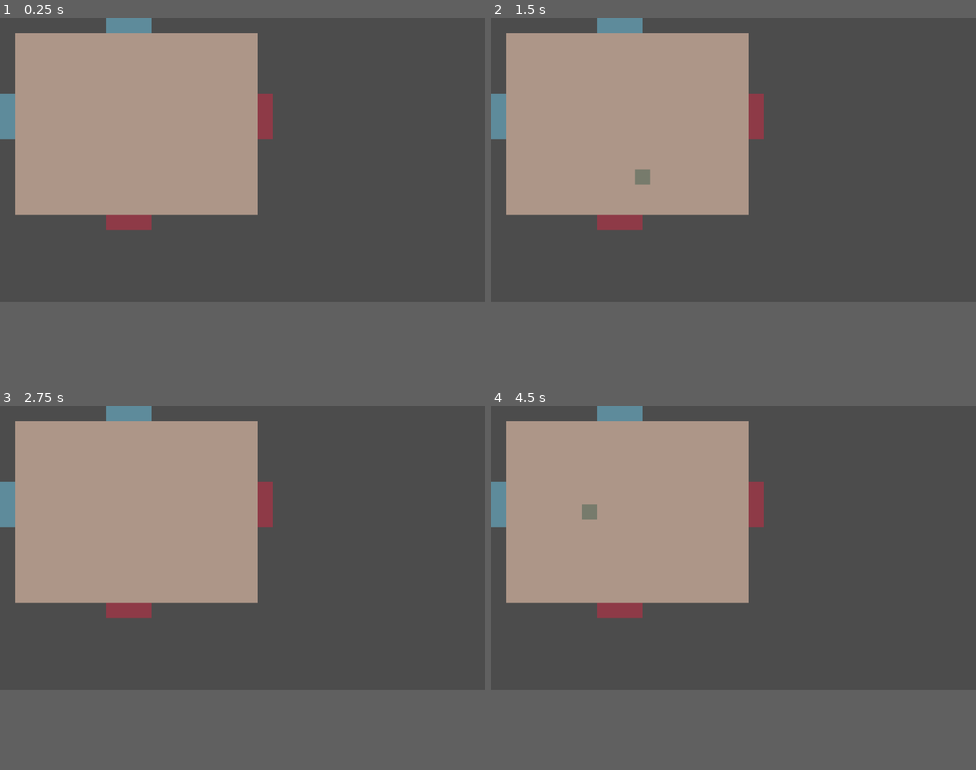
Above: before the commit, frames 1-4 (two rows, left to right).
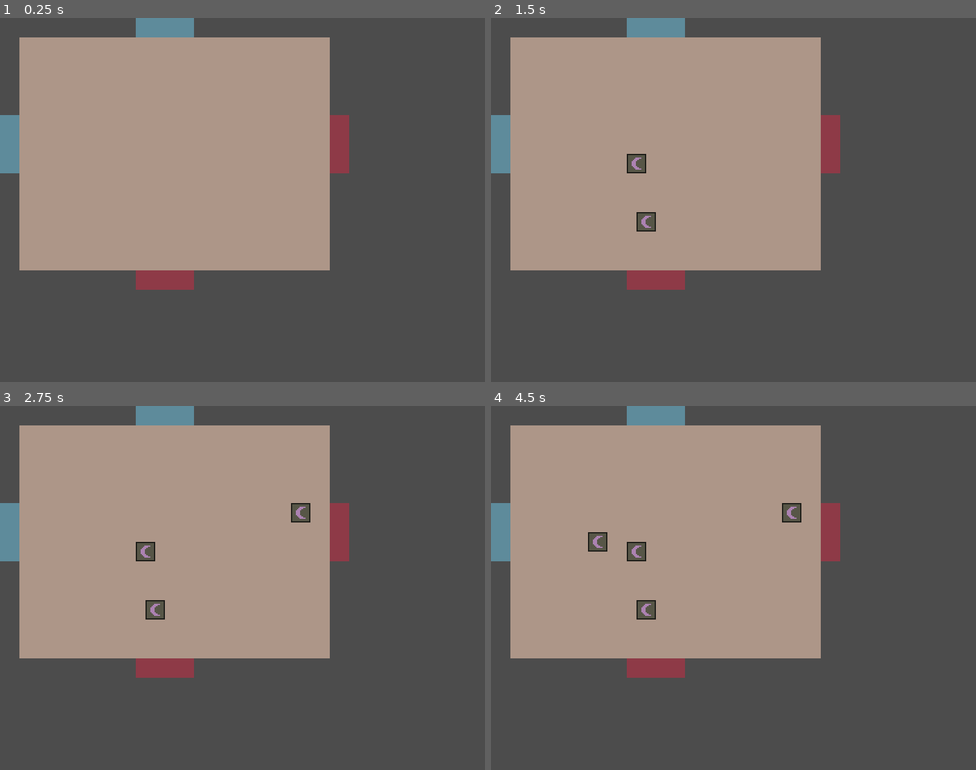
Above: after the commit, the same moments.

Repository: nolenroyalty/ReShape-TD
Game: Godot game, scene res://battlefield/Battlefield.tscn
The game is run twice, just before and just after one commit, with the same random seed, the same clock (stepped at 60 frames per second) and the same inputs. The project has no main scene, so this scene is started directly.
Inputs (mouse positions are in pixels of both pictures, inside the frame that each line leads up to):
- Up to frame 1 (0.25 s): no input
- Up to frame 2 (1.5 s): tap Enter at 0.5 s; move the mouse to (626, 123) at 0.52 s; click (626, 123) at 0.67 s; tap Space at 1.25 s; move the mouse to (636, 174) at 1.27 s; click (636, 174) at 1.42 s
- Up to frame 3 (2.75 s): tap Enter at 2 s; move the mouse to (291, 486) at 2.02 s; click (291, 486) at 2.17 s
- Up to frame 4 (4.5 s): tap Space at 2.75, 4.25 s; move the mouse to (709, 606) at 2.77 s; click (709, 606) at 2.92 s; tap Enter at 3.5 s; move the mouse to (879, 591) at 3.52 s; click (879, 591) at 3.67 s; move the mouse to (588, 504) at 4.27 s; click (588, 504) at 4.42 s
In our replay, the window is 800x468 before the commit and 800x600 after it. These sizes can differ from the game's own. Grey fills any space a smaller window leaves; there, only what the larger window draws over its background counts as a difference.

The runs differ from the first frame. In frame 1, 20% of the frame differs, in the area x 0-72%, y 0-75%; in frame 2, 21%; in frame 3, 20%; in frame 4, 21%.

Commit message:
basic shooting, pathing, etc

Diff:
--- a/battlefield/Battlefield.gd
+++ b/battlefield/Battlefield.gd
@@ -5,17 +5,11 @@
 onready var grid = $PathingGrid
 
 var Creep = preload("res://creeps/CreepGeneric.tscn")
+var Tower = preload("res://towers/Tower.tscn")
 
 var current_build_location = null
 var rng : RandomNumberGenerator = RandomNumberGenerator.new()
-
-# func can_currently_build(pos):
-# 	var relevant_positions = []
-# 	for dx in [0, C.CELL_SIZE]:
-# 		for dy in [0, C.CELL_SIZE]:
-# 			relevant_positions.append(pos + U.v(dx, dy))
-
-# 	return true
+var selected_shape = C.SHAPE.CRESCENT
 
 func move_building_indicator(pos):
 	current_build_location = pos + buildable.position
@@ -26,17 +20,47 @@
 	current_build_location = null
 	indicator.begin_hiding()
 
+func notify_creeps_of_pathing_change():
+	get_tree().call_group("creep", "update_current_path")
+
+func have_the_money_to_place_tower():
+	return true
+
+func disable_pathing_for_tower(pos):
+	var points = []
+	for dx in [0, C.CELL_SIZE]:
+		for dy in [0, C.CELL_SIZE]:
+			points.append(pos + U.v(dx, dy))
+
+	grid.disable_points(points)
+
+func actually_build_tower(location):
+	var tower = Tower.instance()
+	tower.init(selected_shape)
+	tower.position = current_build_location
+	disable_pathing_for_tower(location)
+	add_child(tower)
+
+func try_to_build_tower(_event):
+	if not indicator.unblocked():
+		return
+
+	# Maybe double-check that we can build here, I don't know
+	if not have_the_money_to_place_tower():
+		return
+
+	actually_build_tower(current_build_location)
+	notify_creeps_of_pathing_change()
+	hide_building_indicator()
+
 func init_pathing_grid():
 	var all_points = []
 	for child in get_tree().get_nodes_in_group("pathable"):
 		var offset = U.snap_to_grid(child.position)
 		assert(offset == child.position, "CHILD NOT ON GRID: %s" % [child])
 
-		var pp = len(child.pathable_points()) < 50
-		if pp: print(child)
 		for point in child.pathable_points():
 			point += offset
-			if pp: print(point)
 			all_points.append(point)
 
 	grid.init(all_points)
@@ -59,6 +83,11 @@
 	creep.init(end)
 	add_child(creep)
 
+func _input(event):
+	if event is InputEventMouseButton:
+		if current_build_location != null and event.pressed and event.button_index == BUTTON_LEFT:
+			try_to_build_tower(event)
+
 func _process(_delta):
 	if Input.is_action_just_pressed("DEBUG_SPAWN"):
 		spawn_creep()
--- a/battlefield/Battlefield.tscn
+++ b/battlefield/Battlefield.tscn
@@ -35,9 +35,6 @@
 position = Vector2( 224, 416 )
 script = ExtResource( 11 )
 
-[node name="BuildingIndicator" parent="." instance=ExtResource( 7 )]
-position = Vector2( 64, 64 )
-
 [node name="BattlefieldBounds" type="Area2D" parent="."]
 collision_layer = 256
 collision_mask = 128
@@ -53,4 +50,7 @@
 
 [node name="PathingGrid" parent="." instance=ExtResource( 9 )]
 
+[node name="BuildingIndicator" parent="." instance=ExtResource( 7 )]
+position = Vector2( 64, 64 )
+
 [connection signal="body_exited" from="BattlefieldBounds" to="BattlefieldBounds" method="_on_BattlefieldBounds_body_exited"]
--- a/battlefield/BuildingIndicator.gd
+++ b/battlefield/BuildingIndicator.gd
@@ -7,6 +7,7 @@
 var should_hide = true
 
 func begin_hiding():
+	print("hiding?")
 	should_hide = true
 	$Sprite.visible = false
 
@@ -17,9 +18,10 @@
 func visible():
 	$Sprite.visible = true
 	if unblocked(): $Sprite.modulate = C.DARK_GREEN
-	else: $Sprite.modulate = C.C.RED
+	else: $Sprite.modulate = C.RED
 
 func area_entered(area):
+	print("area entered %s %s" % [area, area.get_parent()])
 	intersecting_areas[area] = true
 
 func area_exited(area):
@@ -34,4 +36,6 @@
 		visible()
 
 func _ready():
+	var _ignore = bounds.connect("area_entered", self, "area_entered")
+	_ignore = bounds.connect("area_exited", self, "area_exited")
 	begin_hiding()
--- a/battlefield/BuildingIndicator.tscn
+++ b/battlefield/BuildingIndicator.tscn
@@ -4,10 +4,11 @@
 [ext_resource path="res://battlefield/BuildingIndicator.gd" type="Script" id=2]
 
 [sub_resource type="RectangleShape2D" id=1]
-extents = Vector2( 16, 16 )
+extents = Vector2( 14, 14 )
 
 [node name="BuildingIndicator" type="Node2D"]
 modulate = Color( 1, 1, 1, 0.490196 )
+z_index = 1
 script = ExtResource( 2 )
 
 [node name="Sprite" type="Sprite" parent="."]
--- a/battlefield/PathingGrid.gd
+++ b/battlefield/PathingGrid.gd
@@ -23,7 +23,6 @@
 func compute_path(start, end):
 	# It might be nice to add some memoization here, partially for efficiency (maybe) but also
 	# so that everyone takes the same path when it's ambiguous.
-	print("%s -> %s" % [start, end])
 	return astar.get_point_path(_id_of_point(start), _id_of_point(end))
 
 func disable_points(points):
--- a/creeps/CreepGeneric.gd
+++ b/creeps/CreepGeneric.gd
@@ -3,6 +3,8 @@
 signal blocked
 signal died
 signal reached_destination
+
+var NavigationTarget = preload("res://creeps/NavigationTarget.tscn")
 
 enum S { SPAWNED, MOVING, BLOCKED, AT_DESTINATION, DYING }
 
@@ -12,6 +14,8 @@
 var state = S.SPAWNED
 var current_path : Array
 var destination : Vector2
+var navigation_targets = []
+var display_navigation_targets = true
 
 func is_alive():
 	return state != S.DYING
@@ -38,6 +42,18 @@
 
 	if current_path and len(new_path) > 1 and new_path[1] == current_path[0]:
 		new_path.pop_front()
+
+	if display_navigation_targets:
+		for target in navigation_targets:
+			target.queue_free()
+
+		navigation_targets = []
+		for point in new_path:
+			var target = NavigationTarget.instance()
+			target.position = point
+			get_parent().add_child(target)
+			navigation_targets.append(target)
+
 	current_path = new_path
 
 func become_blocked():
@@ -50,7 +66,6 @@
 	# If we get back 0 degrees, we want to rotate -90 degrees
 	rotation_degrees = rad2deg(position.angle_to_point(target)) + 90
 
-
 func handle_move():
 	if not current_path:
 		update_current_path()
@@ -60,6 +75,9 @@
 
 	if position.distance_to(current_path[0]) <= 1:
 		current_path.pop_front()
+		if navigation_targets:
+			navigation_targets[0].queue_free()
+			navigation_targets.pop_front()
 
 	if current_path.size() == 0:
 		state = S.AT_DESTINATION
@@ -67,13 +85,17 @@
 
 	var direction = (current_path[0] - position).normalized()
 	update_rotation(current_path[0])
-	var _collision = move_and_slide(direction * SPEED)
+	var _remaining_velocity = move_and_slide(direction * SPEED)
 
 var began_to_die = false
 
 func begin_dying():
 	if began_to_die:
 		return
+
+	for target in navigation_targets:
+		target.queue_free()
+
 	began_to_die = true
 	emit_signal("died")
 	call_deferred("queue_free")
@@ -84,6 +106,9 @@
 	if just_reached:
 		return
 	just_reached = true
+
+	for target in navigation_targets:
+		target.queue_free()
 
 	emit_signal("reached_destination")
 	call_deferred("queue_free")
--- /dev/null
+++ b/creeps/NavigationTarget.tscn
@@ -0,0 +1,11 @@
+[gd_scene format=2]
+
+[node name="NavigationTarget" type="Node2D"]
+
+[node name="ColorRect" type="ColorRect" parent="."]
+margin_left = -6.0
+margin_top = -6.0
+margin_right = 6.0
+margin_bottom = 6.0
+mouse_filter = 2
+color = Color( 0.698039, 0.294118, 0.862745, 0.419608 )
--- a/project.godot
+++ b/project.godot
@@ -37,6 +37,14 @@
 [debug]
 
 gdscript/warnings/integer_division=false
+
+[display]
+
+window/size/width=800
+window/size/test_width=1600
+window/size/test_height=1200
+window/stretch/mode="2d"
+window/stretch/aspect="keep"
 
 [gui]
 
--- a/towers/Bullet.gd
+++ b/towers/Bullet.gd
@@ -32,7 +32,8 @@
 		creep.damage(DAMAGE)
 
 func exited_battlefield():
-	state = S.FADING
+	if state != S.HIT_SOMETHING:
+		state = S.FADING
 
 func move_in_direction(delta):
 	if direction == null:
@@ -55,6 +56,8 @@
 			move_in_direction(delta)
 		S.HIT_SOMETHING:
 			clear_target_and_free()
+		S.FADING:
+			clear_target_and_free()
 
 func clear_target_and_free():
 	target = null
--- a/towers/Bullet.tscn
+++ b/towers/Bullet.tscn
@@ -1,10 +1,13 @@
-[gd_scene load_steps=4 format=2]
+[gd_scene load_steps=5 format=2]
 
 [ext_resource path="res://towers/sprites/crescentbullet.png" type="Texture" id=1]
 [ext_resource path="res://towers/Bullet.gd" type="Script" id=2]
 
 [sub_resource type="CircleShape2D" id=1]
 radius = 8.0
+
+[sub_resource type="CircleShape2D" id=2]
+radius = 1.0
 
 [node name="Bullet" type="KinematicBody2D"]
 collision_layer = 128
@@ -15,6 +18,14 @@
 texture = ExtResource( 1 )
 centered = false
 
-[node name="Hitbox" type="CollisionShape2D" parent="."]
+[node name="Hitbox" type="Area2D" parent="."]
+collision_layer = 128
+collision_mask = 2
+
+[node name="Shape" type="CollisionShape2D" parent="Hitbox"]
 position = Vector2( 8, 8 )
 shape = SubResource( 1 )
+
+[node name="CollisionShape2D" type="CollisionShape2D" parent="."]
+position = Vector2( 8, 8 )
+shape = SubResource( 2 )
--- a/towers/Tower.gd
+++ b/towers/Tower.gd
@@ -4,6 +4,8 @@
 
 onready var shooting_range = $ShootingRange
 onready var shot_timer = $ShotTimer
+
+var WAIT_TIME = 1.0
 
 var crescent_tower = preload("res://towers/sprites/crescenttower.png")
 var diamond_tower = preload("res://towers/sprites/diamondtower.png")
@@ -30,14 +32,14 @@
 	for area in shooting_range.get_overlapping_areas():
 		var creep = area.get_parent()
 
-		if creep.is_in_group("creep") and creep.is_alive():
+		if creep.is_in_group("creep") and creep.is_alive() and is_instance_valid(creep):
 			var d = creep.position.distance_to(center_position)
 			if distance == null or d < distance:
 				distance = d
 				closest = creep
 
-		if closest != null:
-			acquire_target(closest)
+	if closest != null:
+		acquire_target(closest)
 
 func handle_creep_entered_range(area):
 	var creep = area.get_parent()
@@ -50,7 +52,9 @@
 	var creep = area.get_parent()
 	if creep.is_in_group("creep") and creep.is_alive():
 		everything_in_range.erase(creep)
+
 		if target == creep:
+			target.disconnect("died", self, "handle_target_died")
 			target = null
 			target_closest_creep()
 
@@ -69,9 +73,9 @@
 		var initial_direction = initial_position.direction_to(target.position)
 		initial_position += initial_direction * C.CELL_SIZE
 		bullet.position = initial_position
-		bullet.init(my_shape, target)
+		bullet.init(my_shape, target, initial_direction)
 		get_parent().add_child(bullet)
-		shot_timer.start()
+		shot_timer.start(WAIT_TIME)
 
 func _physics_process(_delta):
 	try_to_shoot()
--- a/towers/Tower.tscn
+++ b/towers/Tower.tscn
@@ -32,3 +32,4 @@
 shape = SubResource( 2 )
 
 [node name="ShotTimer" type="Timer" parent="."]
+one_shot = true
